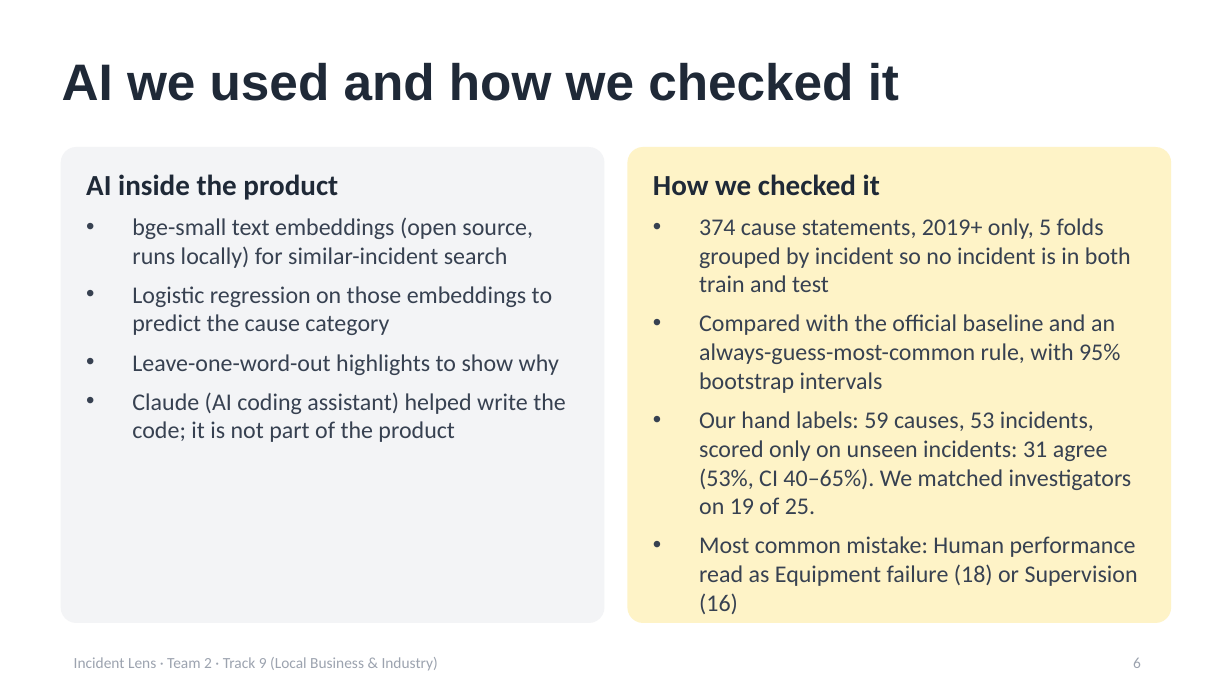
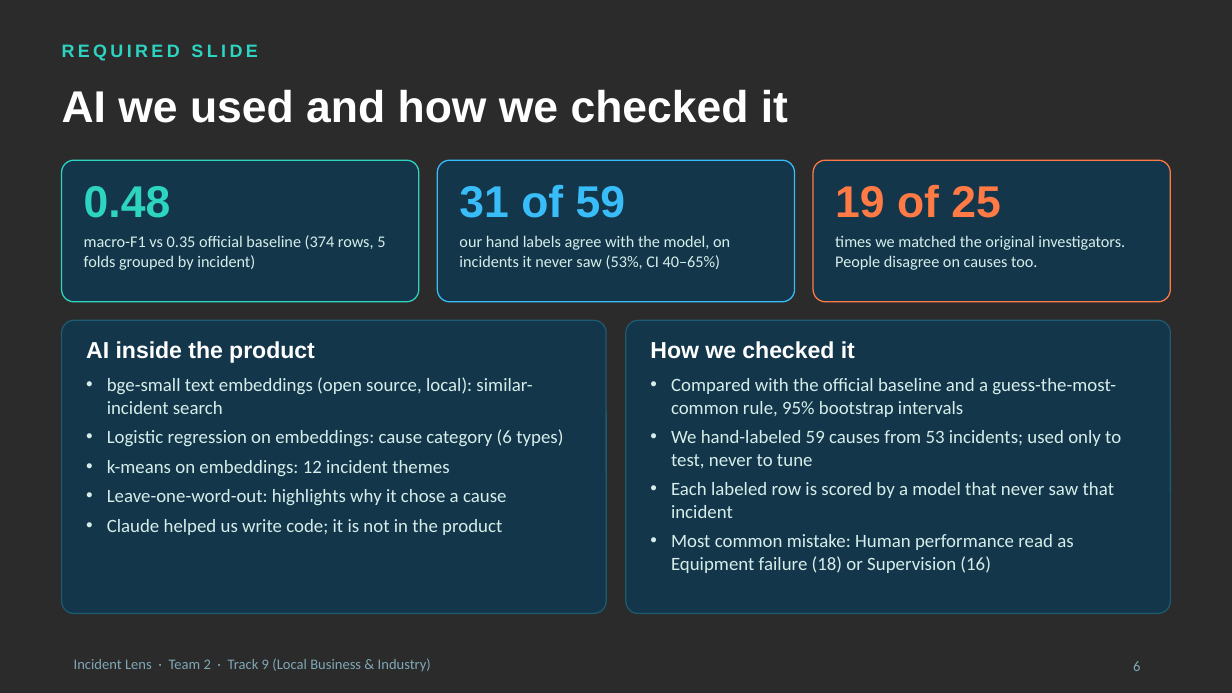
Before and after one commit to Epinore/incident-lens, a slide deck: slide 6 of slides/Team 2 slides.pptx. Drawn at 1232x693 pixels with LibreOffice and Linux fonts; fonts in the diff are those of the drawing; background and template pictures are left out; a plain dark background stands for a picture behind light text. Boxes give left, top, right and bottom in pixels: in the first picture for what was removed or moved away, otherwise in the second. Text is boxed around its words. In the diff, an @@ line names an element or a change of style, - is before the commit and + after.

```diff
--- a/slides/Team 2 slides.pptx
+++ b/slides/Team 2 slides.pptx
@@ background #FFFFFF to picture (left out) @@
@@ text added at bbox=[62, 44, 257, 61], 10.5 pt, text #2DD4BF, bold @@
+REQUIRED SLIDE
@@ text "AI we used and how ...": place and size @@
-text "AI we used and how ..." at bbox=[62, 62, 899, 101]
+text "AI we used and how ..." at bbox=[62, 89, 788, 123]
@@ text "AI we used and how ..." at bbox=[62, 89, 788, 123]: size 30 to 26 pt, text colour #1F2937 to #FFFFFF @@
@@ rounded rectangle: place and size @@
-rounded rectangle at bbox=[628, 148, 1170, 622]
+rounded rectangle at bbox=[62, 160, 419, 302]
@@ rounded rectangle at bbox=[62, 160, 419, 302]: fill #FEF3C7 to #0E3A55 at 78% opacity; outline #FEF3C7 1 pt to #2DD4BF 0.75 pt; proportions changed @@
@@ rounded rectangle added at bbox=[437, 160, 795, 302], fill #0E3A55 at 78% opacity, outline #38BDF8 0.75 pt @@
@@ rounded rectangle added at bbox=[813, 160, 1170, 302], fill #0E3A55 at 78% opacity, outline #FF7A45 0.75 pt @@
@@ text added at bbox=[84, 186, 171, 218], 26 pt, text #2DD4BF, bold @@
+0.48
@@ text added at bbox=[459, 185, 625, 218], 26 pt, text #38BDF8, bold @@
+31 of 59
@@ text added at bbox=[835, 184, 1000, 218], 26 pt, text #FF7A45, bold @@
+19 of 25
@@ text added at bbox=[84, 235, 385, 270], 9.5 pt, text #D5EEEA @@
+macro-F1 vs 0.35 official baseline (374 rows, 5 folds grouped by incident)
@@ text added at bbox=[459, 235, 730, 269], 9.5 pt, text #D5EEEA @@
+our hand labels agree with the model, on incidents it never saw (53%, CI 40–65%)
@@ text added at bbox=[835, 235, 1125, 270], 9.5 pt, text #D5EEEA @@
+times we matched the original investigators. People disagree on causes too.
@@ rounded rectangle: place and size @@
-rounded rectangle at bbox=[62, 148, 604, 622]
+rounded rectangle at bbox=[62, 320, 606, 614]
@@ rounded rectangle at bbox=[62, 320, 606, 614]: fill #F3F4F6 to #0E3A55 at 78% opacity; outline #F3F4F6 1 pt to #1E5A70 0.75 pt; proportions changed @@
@@ rounded rectangle added at bbox=[626, 320, 1170, 614], fill #0E3A55 at 78% opacity, outline #1E5A70 0.75 pt @@
@@ text at bbox=[86, 341, 315, 363]: size 17 to 13.5 pt, font Calibri to Arial, text colour #1F2937 to #FFFFFF in "AI inside the product" @@
@@ text "AI inside the product": place and size @@
-text "AI inside the product" at bbox=[86, 174, 566, 442]
+text "AI inside the product" at bbox=[86, 341, 563, 535]
@@ text at bbox=[650, 341, 1073, 573]: size 17 to 13.5 pt, font Calibri to Arial, text colour #1F2937 to #FFFFFF in "How we checked it"; size 14 to 11 pt, text colour #374151 to #D5EEEA in "Most common mistake: Human performance read as ..."; indent changed; less space between paragraphs @@
@@ text "How we checked it": place and size @@
-text "How we checked it" at bbox=[653, 174, 1138, 614]
+text "How we checked it" at bbox=[650, 341, 1121, 573]
@@ text at bbox=[107, 377, 563, 535]: text changed; size 14 to 11 pt; text colour #374151 to #D5EEEA @@
-• bge-small text embeddings (open source, runs locally) for similar-incident search
-• Logistic regression on those embeddings to predict the cause category
-• Leave-one-word-out highlights to show why
-• Claude (AI coding assistant) helped write the code; it is not part of the product
+• bge-small text embeddings (open source, local): similar-incident search
+• Logistic regression on embeddings: cause category (6 types)
+• k-means on embeddings: 12 incident themes
+• Leave-one-word-out: highlights why it chose a cause
+• Claude helped us write code; it is not in the product
@@ text at bbox=[671, 378, 1121, 518]: text changed; size 14 to 11 pt; text colour #374151 to #D5EEEA @@
-• 374 cause statements, 2019+ only, 5 folds grouped by incident so no incident is in both train and test
-• Compared with the official baseline and an always-guess-most-common rule, with 95% bootstrap intervals
-• Our hand labels: 59 causes, 53 incidents, scored only on unseen incidents: 31 agree (53%, CI 40–65%). We matched investigators on 19 of 25.
+• Compared with the official baseline and a guess-the-most-common rule, 95% bootstrap intervals
+• We hand-labeled 59 causes from 53 incidents; used only to test, never to tune
+• Each labeled row is scored by a model that never saw that incident
@@ text "Incident Lens · Team 2 ..." at bbox=[74, 658, 431, 671]: size 9 to 8.5 pt, text colour #9CA3AF to #7FA7B5 @@
@@ page number at bbox=[1133, 661, 1140, 671]: size 9 to 8.5 pt, text colour #9CA3AF to #7FA7B5 @@
```
Also in this commit, not shown: 2 other slides changed, 5 slides added, 4 slides removed, 3 other files.
